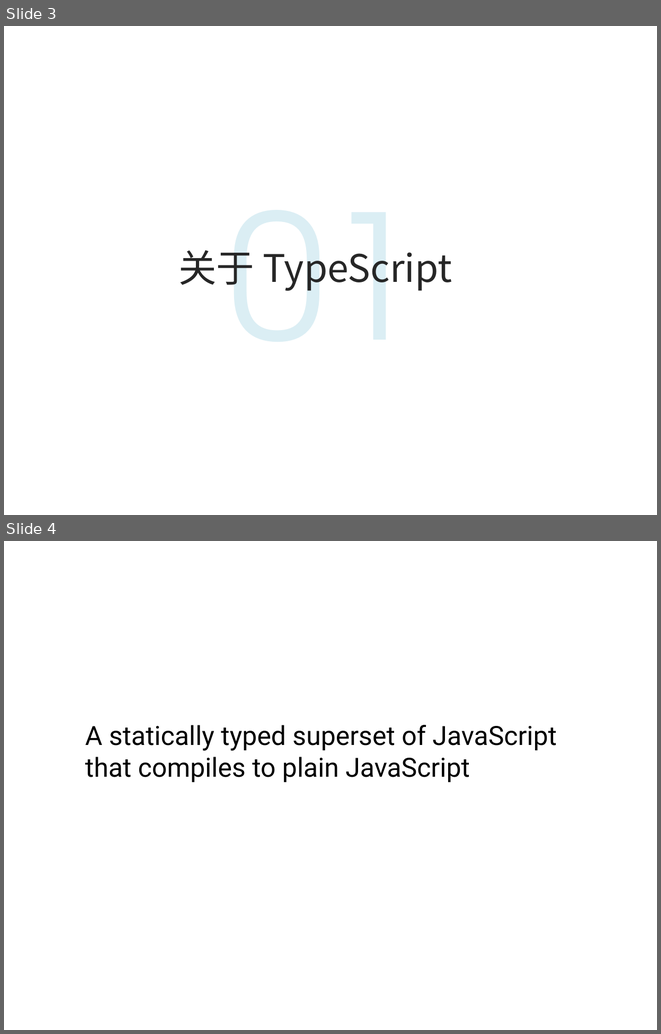
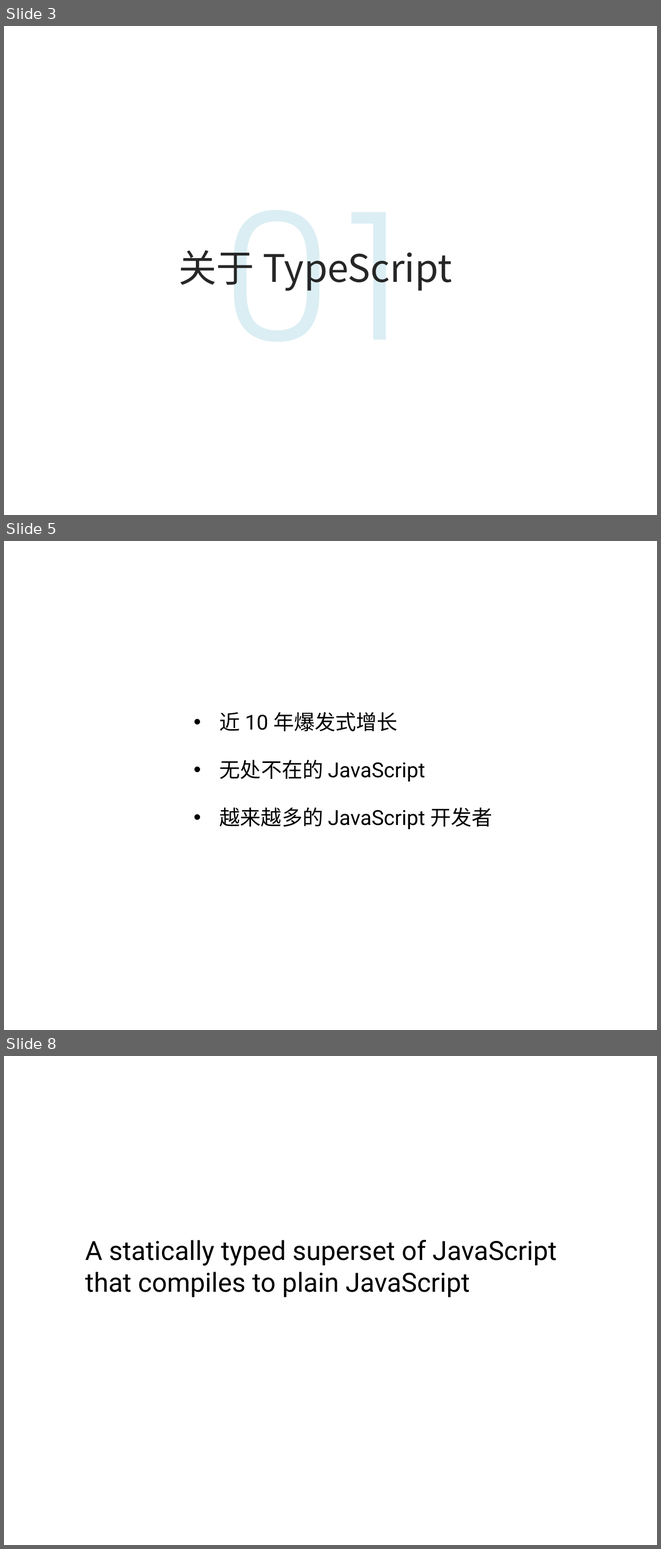
Before and after one commit to life0727/blog, a slide deck: ppt/typescript1.pptx. Shown one above the other, each under a label of ours: slides 3 and 4 before the commit, slides 3, 5 and 8 after it; the slides between them are not shown. The pictures are 661x1034 and 661x1549 pixels, drawn with LibreOffice and Linux fonts; fonts in the diff are those of the drawing; background and template pictures are left out. Boxes give left, top, right and bottom in pixels: in the first picture for what was removed or moved away, otherwise in the second. Text is boxed around its words. In the diff, an @@ line names an element or a change of style, - is before the commit and + after.

```diff
--- a/ppt/typescript1.pptx
+++ b/ppt/typescript1.pptx
@@ slide 5 added at (4, 541, 657, 1030), background picture (left out) @@
@@ text added at (220, 712, 398, 731), 36 pt, text #000000 @@
+• 近 10 年爆发式增长
@@ text added at (220, 760, 425, 782), 36 pt, text #000000 @@
+• 无处不在的 JavaScript
@@ text added at (220, 808, 492, 829), 36 pt, text #000000 @@
+• 越来越多的 JavaScript 开发者
@@ what was slide 4 is now slide 8 @@
```
Also in this commit, not shown: 5 other slides added, 2 other files.
